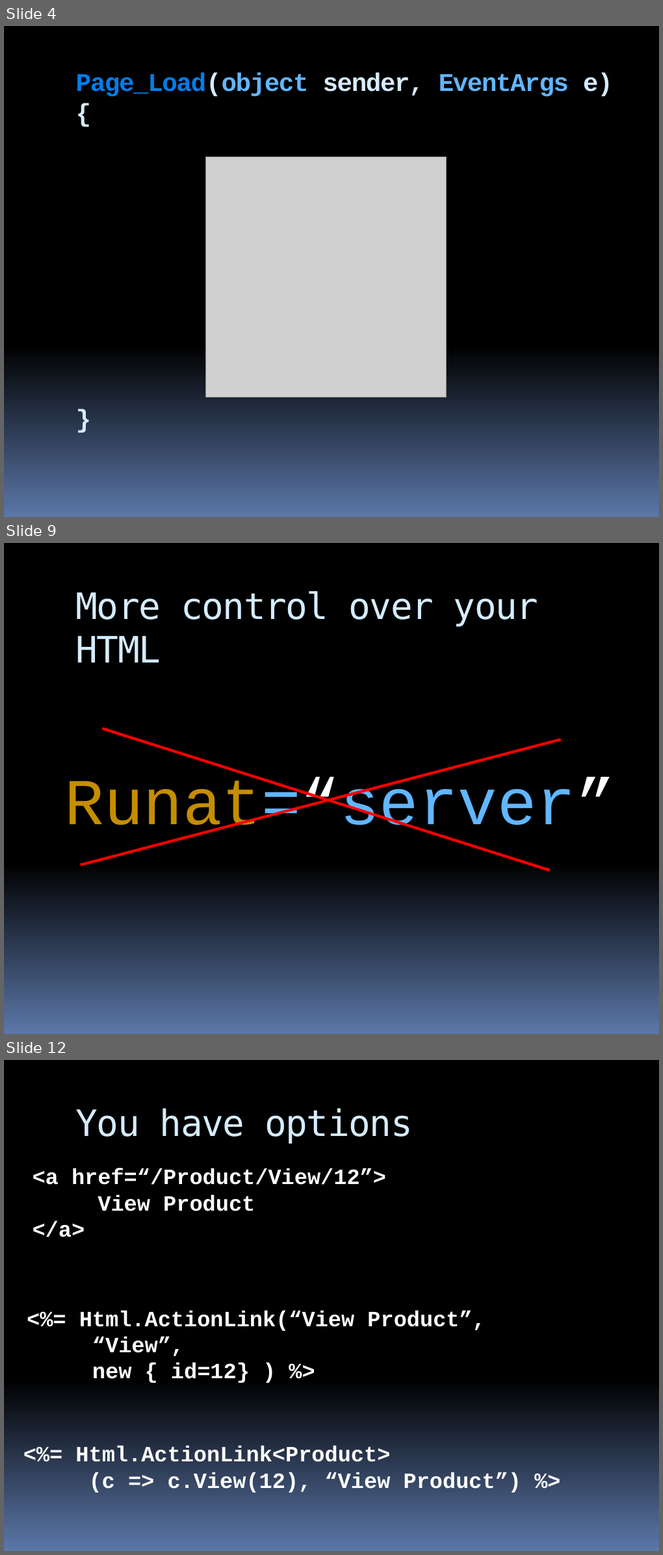
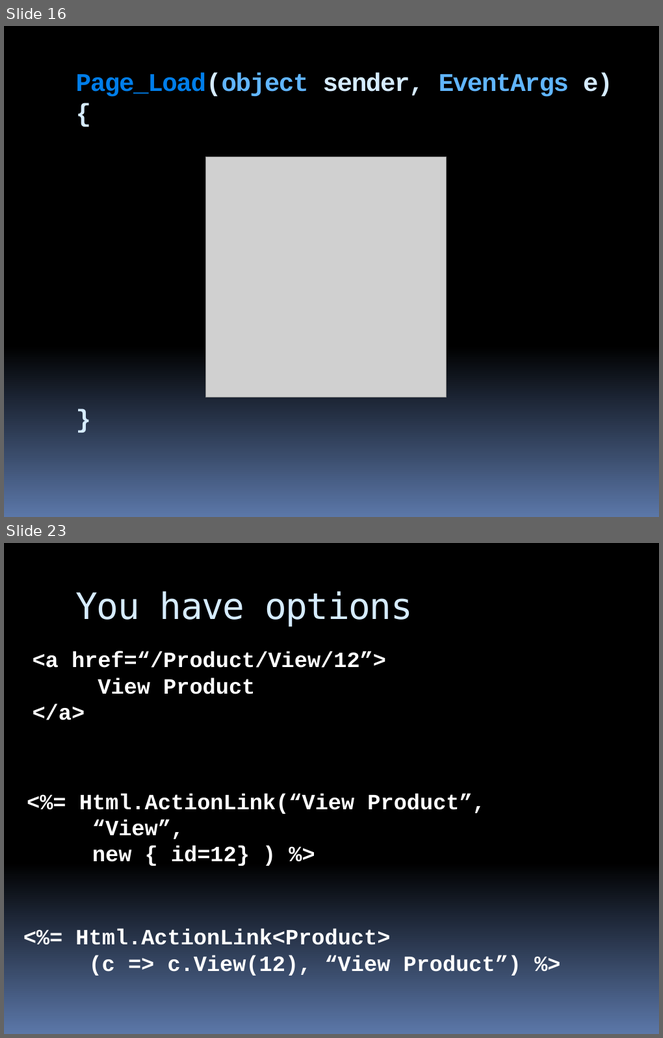
Before and after one commit to stevenharman/codeincubator, a slide deck: Samples/Getting-Started-With-MVC/Getting Started with MVC.pptx. Shown one above the other, each under a label of ours: slides 4, 9 and 12 before the commit, slides 16 and 23 after it; the slides between them are not shown. The pictures are 663x1555 and 663x1038 pixels, drawn with LibreOffice and Linux fonts; fonts in the diff are those of the drawing; grey boxes stand for pictures; background and template pictures are left out. Boxes give left, top, right and bottom in pixels: in the first picture for what was removed or moved away, otherwise in the second. Text is boxed around its words. In the diff, an @@ line names an element or a change of style, - is before the commit and + after.

```diff
--- a/Samples/Getting-Started-With-MVC/Getting Started with MVC.pptx
+++ b/Samples/Getting-Started-With-MVC/Getting Started with MVC.pptx
@@ slide 9 removed at (4,543,659,1034), background gradient #000000 to #5B77A8; not listed: 4 template elements that a slide beside it also shows @@
@@ title removed at (76,591,539,663) @@
-More control over your HTML
@@ line removed from (102, 728) to (550, 871) @@
@@ line removed from (81, 865) to (561, 739) @@
@@ text removed at (65,777,616,842) @@
-Runat=“server”
@@ what was slide 4 is now slide 16 @@
@@ what was slide 12 is now slide 23 @@
```
Also in this commit, not shown: 3 slides changed, 17 slides added, 6 other slides removed.
